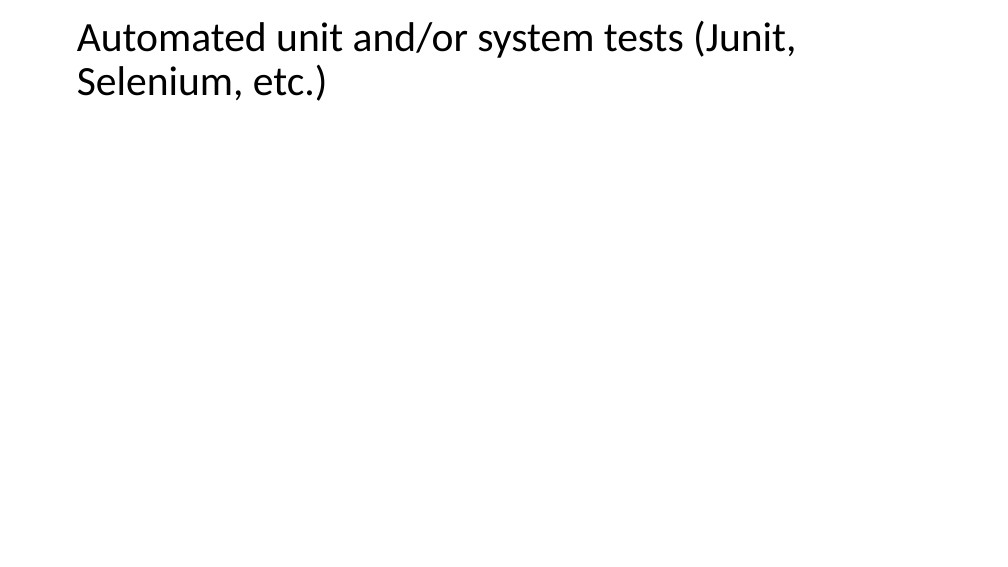
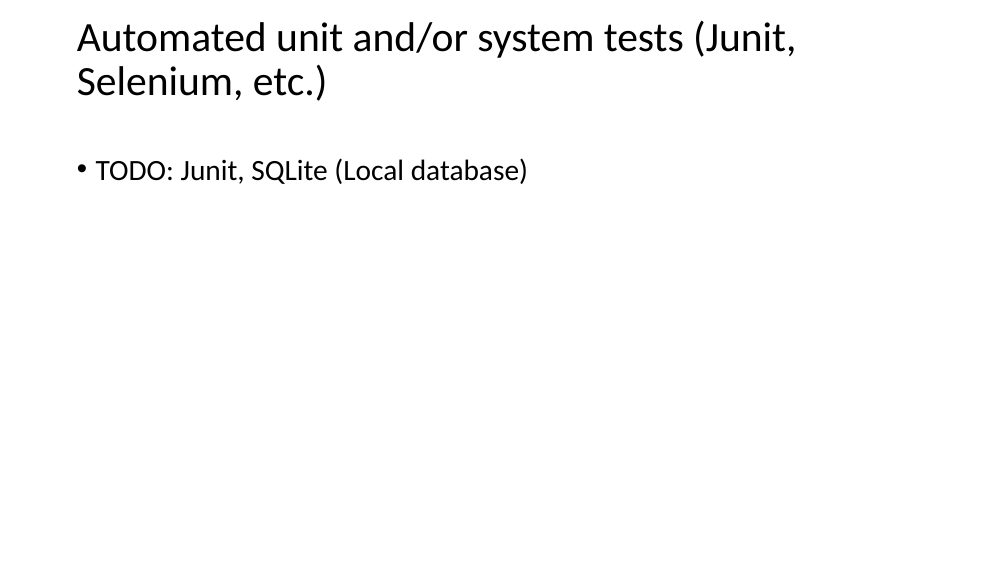
Before and after one commit to bricht/piens-un-maize, a slide deck: slide 6 of presentation/MilknBread.pptx. Drawn at 1008x567 pixels with LibreOffice and Linux fonts; fonts in the diff are those of the drawing. Boxes give left, top, right and bottom in pixels: in the first picture for what was removed or moved away, otherwise in the second. Text is boxed around its words. In the diff, an @@ line names an element or a change of style, - is before the commit and + after.

```diff
--- a/presentation/MilknBread.pptx
+++ b/presentation/MilknBread.pptx
@@ text added at (96, 158, 528, 184), 28 pt, text #000000 @@
+• TODO: Junit, SQLite (Local database)
```
Also in this commit, not shown: 5 other slides changed, 1 other file.
